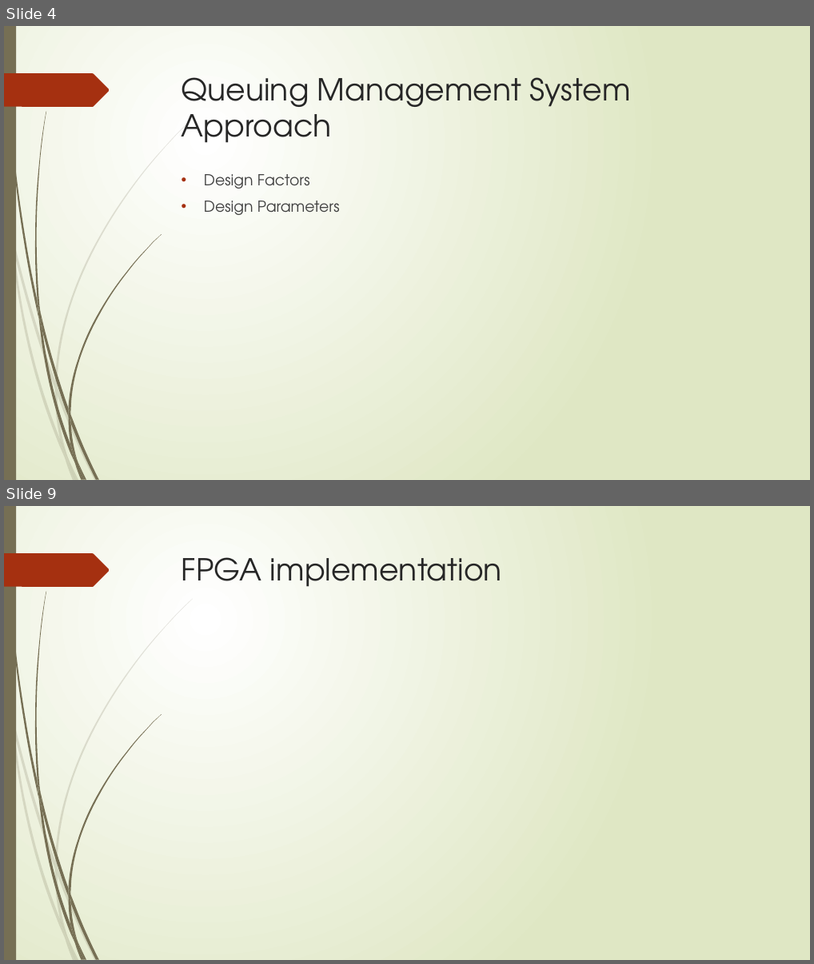
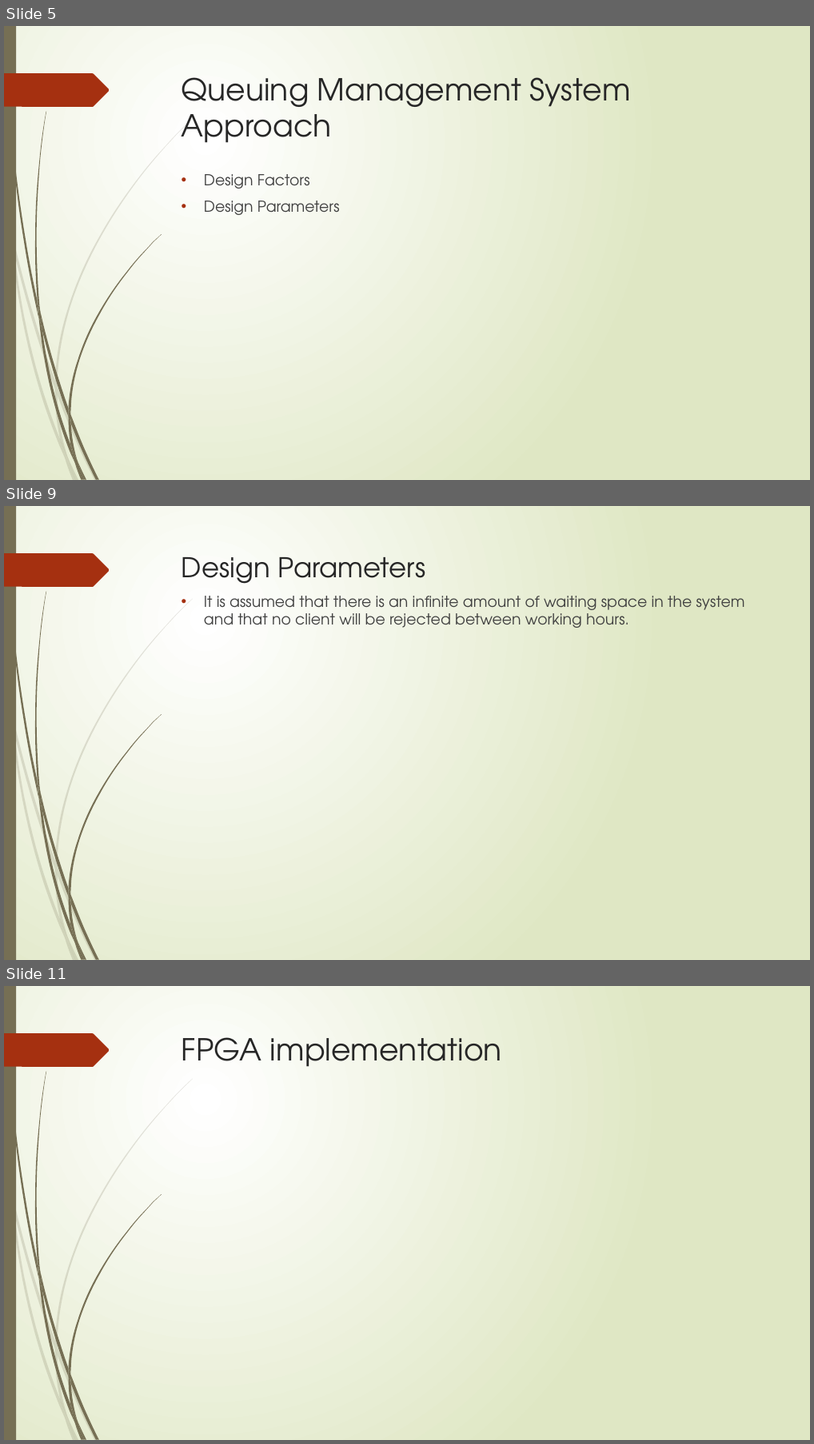
Before and after one commit to jrgouws/Research-Project, a slide deck: Prac2/Part 2/Presentation.pptx. Shown one above the other, each under a label of ours: slides 4 and 9 before the commit, slides 5, 9 and 11 after it; the slides between them are not shown. The pictures are 814x964 and 814x1444 pixels, drawn with LibreOffice and Linux fonts; fonts in the diff are those of the drawing. Boxes give left, top, right and bottom in pixels: in the first picture for what was removed or moved away, otherwise in the second. Text is boxed around its words. In the diff, an @@ line names an element or a change of style, - is before the commit and + after.

```diff
--- a/Prac2/Part 2/Presentation.pptx
+++ b/Prac2/Part 2/Presentation.pptx
@@ slide 9 added at [4, 506, 810, 960], background gradient #FFFFFF to #DFE8C4; not listed: 24 template elements that a slide beside it also shows @@
@@ title added at [182, 557, 426, 584], 32.4 pt, text #262626 @@
+Design Parameters
@@ text added at [204, 596, 746, 628], 18 pt, text #404040 @@
+• It is assumed that there is an infinite amount of waiting space in the system and that no client will be rejected between working hours.
@@ what was slide 4 is now slide 5 @@
@@ what was slide 9 is now slide 11 @@
```
Also in this commit, not shown: 3 slides changed, 4 other slides added, 3 slides removed, 3 other files.
